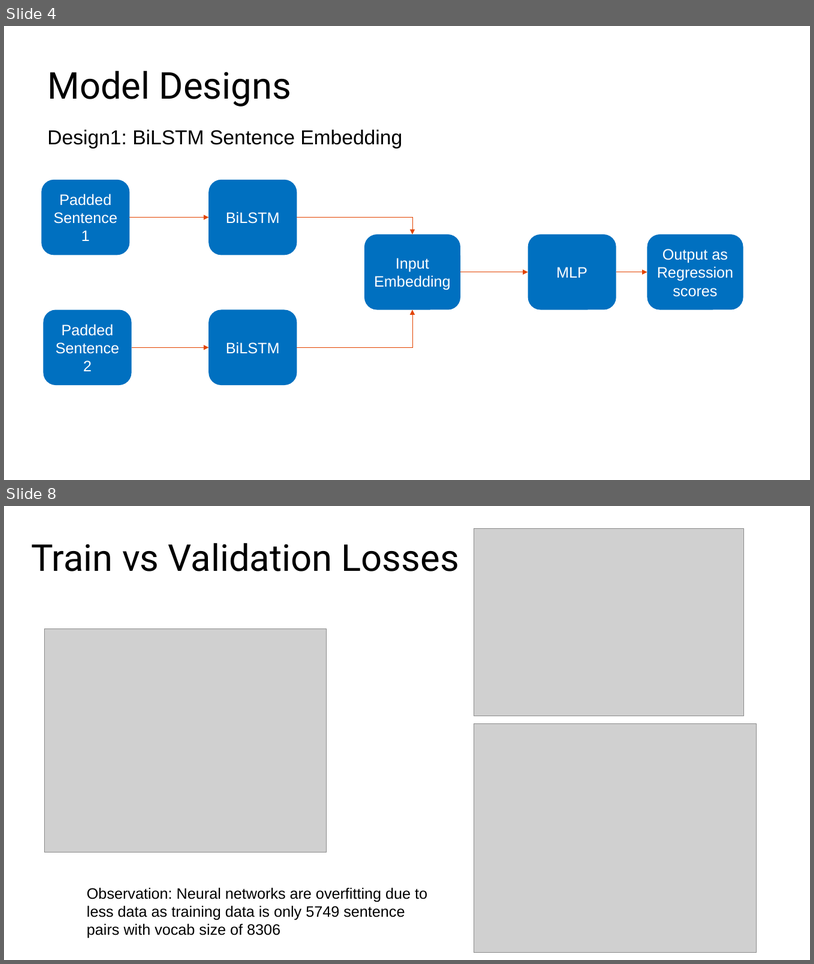
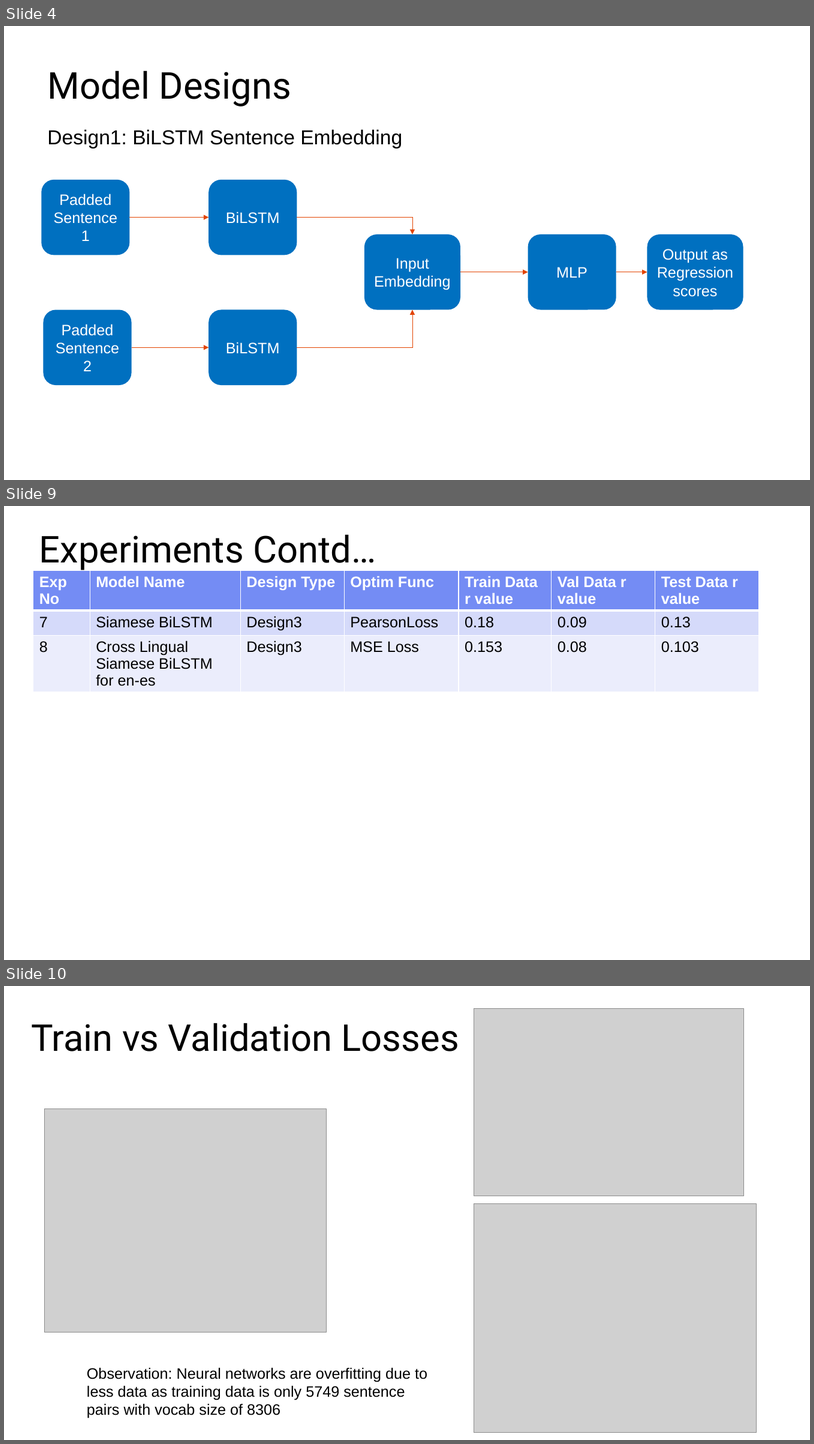
Before and after one commit to tanalpha-aditya/Advanced_Semantic_similarity, a slide deck: 4-final_report.pptx. Shown one above the other, each under a label of ours: slides 4 and 8 before the commit, slides 4, 9 and 10 after it; the slides between them are not shown. The pictures are 814x964 and 814x1444 pixels, drawn with LibreOffice and Linux fonts; fonts in the diff are those of the drawing; grey boxes stand for pictures. Boxes give left, top, right and bottom in pixels: in the first picture for what was removed or moved away, otherwise in the second. Text is boxed around its words. In the diff, an @@ line names an element or a change of style, - is before the commit and + after.

Commit message:
readme and cross lingual experimentation added

```diff
--- a/4-final_report.pptx
+++ b/4-final_report.pptx
@@ slide 9 added at [4,506,810,960], background #FFFFFF @@
@@ title added at [39,534,376,571], 44 pt, text #000000 @@
+Experiments Contd…
@@ table added at [33,571,758,699], 3 rows, 7 columns @@
+Exp No | Model Name | Design Type | Optim Func | Train Data r value | Val Data r value | Test Data r value
+7 | Siamese BiLSTM | Design3 | PearsonLoss | 0.18 | 0.09 | 0.13
+8 | Cross Lingual Siamese BiLSTM for en-es | Design3 | MSE Loss | 0.153 | 0.08 | 0.103
@@ what was slide 8 is now slide 10 @@
```
Also in this commit, not shown: 6 slides changed, 2 other slides added, 6 other files.
